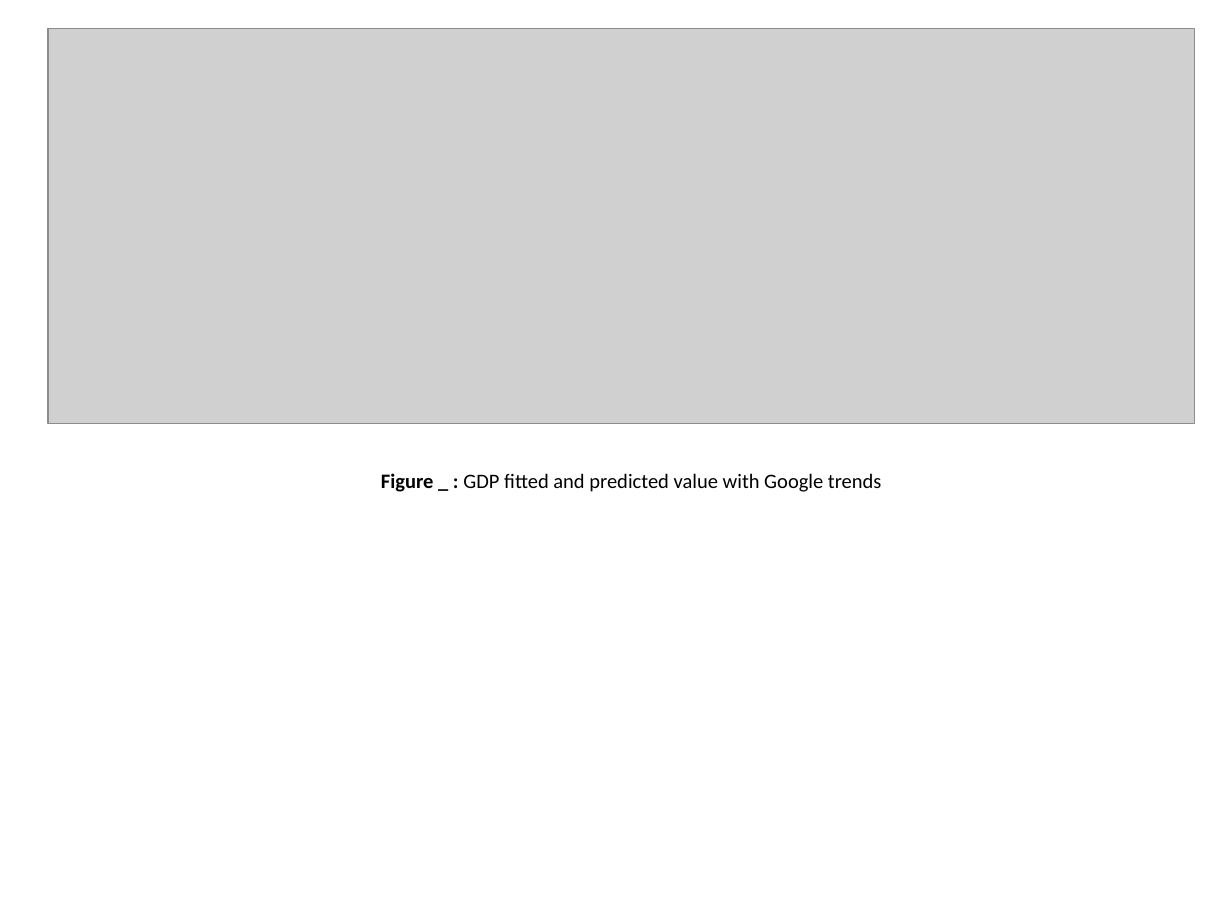
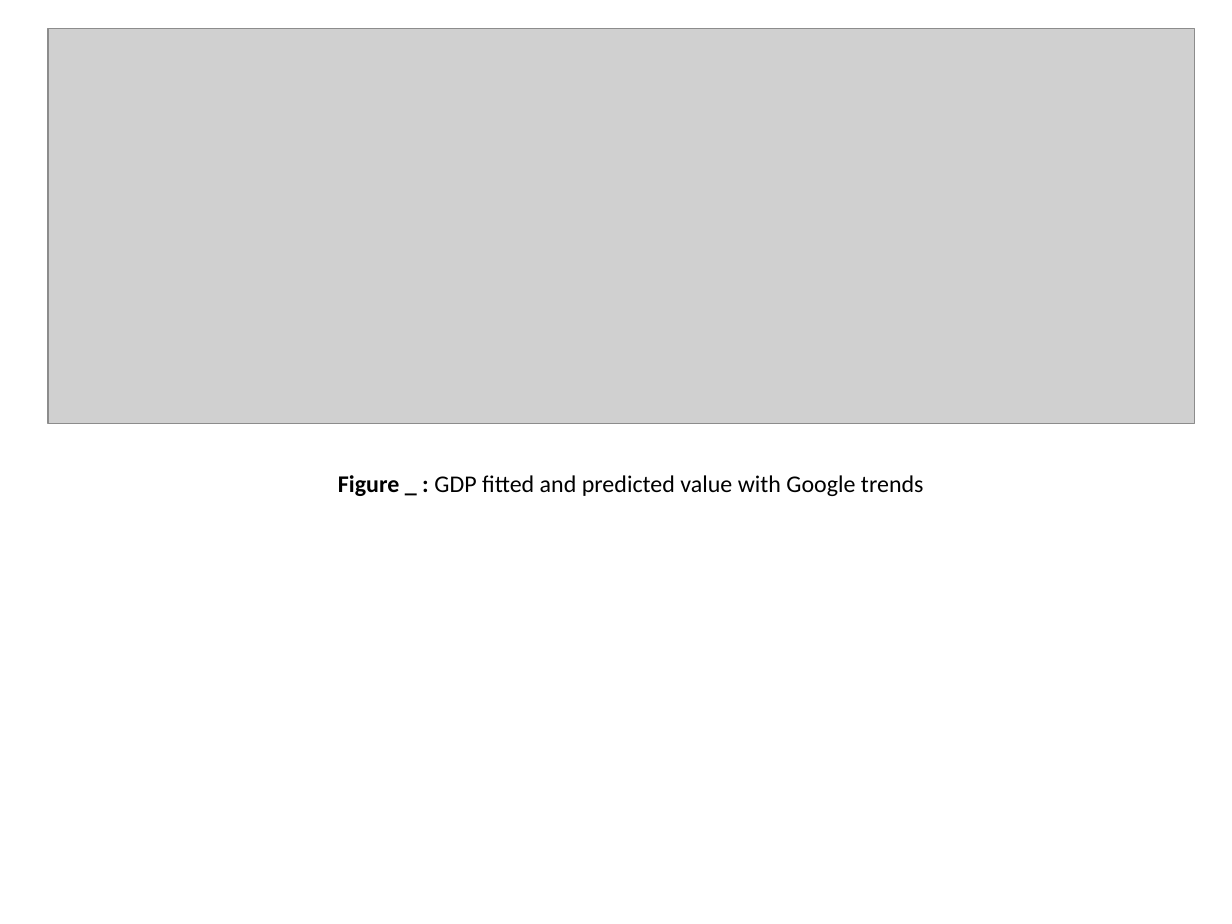
Before and after one commit to ubco-mds-2021-labs/capstone-project-googletrends_capstone, a slide deck: slide 14 of admin/weekly-updates/week8/sample final ppt.pptx (slide 17 before the commit). Drawn at 1232x924 pixels with LibreOffice and Linux fonts; fonts in the diff are those of the drawing; grey boxes stand for pictures. Boxes give left, top, right and bottom in pixels: in the first picture for what was removed or moved away, otherwise in the second. Text is boxed around its words. In the diff, an @@ line names an element or a change of style, - is before the commit and + after.

```diff
--- a/admin/weekly-updates/week8/sample final ppt.pptx
+++ b/admin/weekly-updates/week8/sample final ppt.pptx
@@ text "Figure _ : GDP fitted ..." at (338, 475, 924, 496): size 12 to 14 pt @@
```
Also in this commit, not shown: 3 other slides changed, 7 slides added, 6 slides removed, 1 other file.
